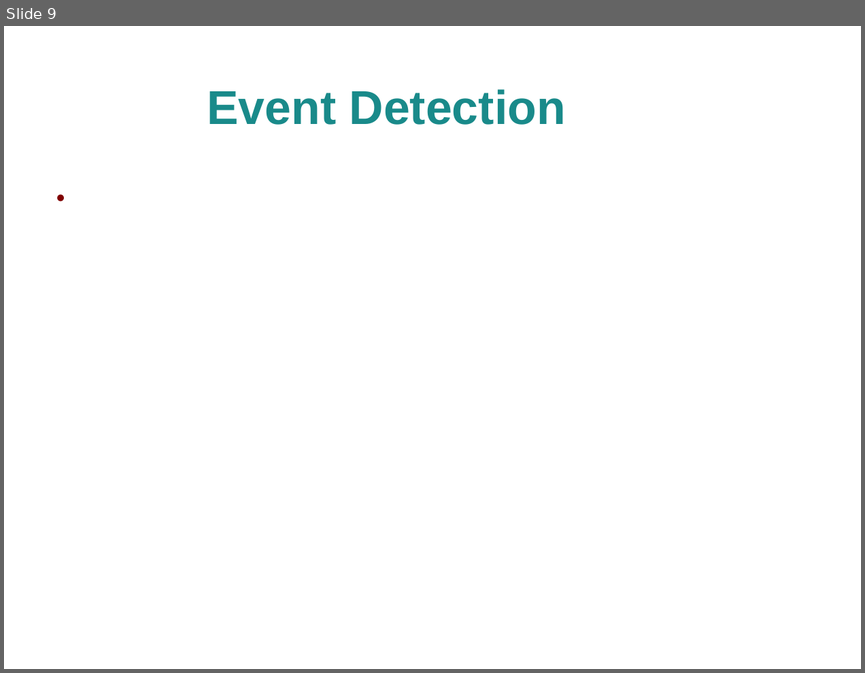
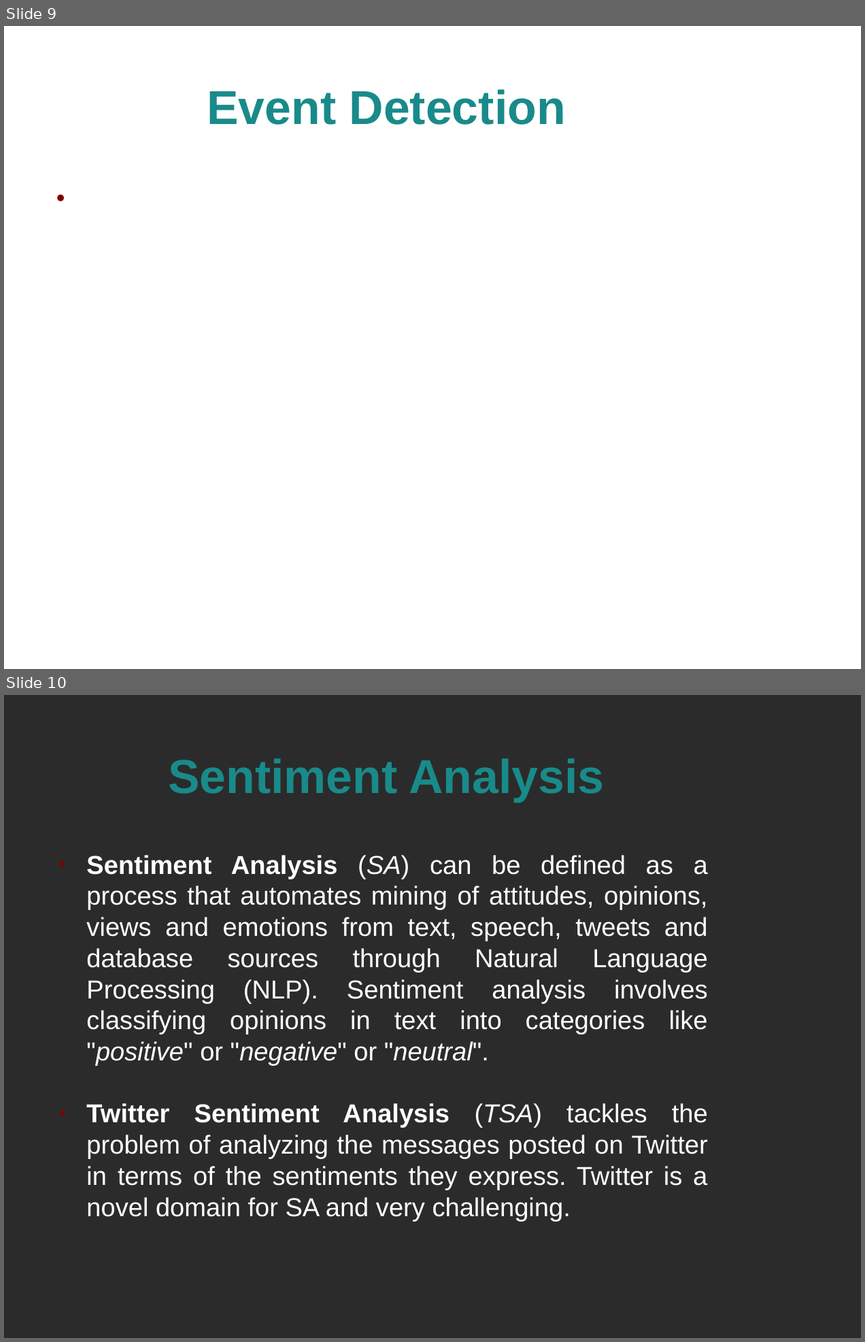
Before and after one commit to alextsil/twitter-topic-detection-and-analysis, a slide deck: parousiasi/presentation.odp. Shown one above the other, each under a label of ours: slide 9 before the commit, slides 9 and 10 after it. The pictures are 865x673 and 865x1342 pixels, drawn with LibreOffice and Linux fonts; fonts in the diff are those of the drawing; background and template pictures are left out; a plain dark background stands for a picture behind light text. Boxes give left, top, right and bottom in pixels: in the first picture for what was removed or moved away, otherwise in the second. Text is boxed around its words. In the diff, an @@ line names an element or a change of style, - is before the commit and + after.

Commit message:
added sentiment slides

```diff
--- a/parousiasi/presentation.odp
+++ b/parousiasi/presentation.odp
@@ slide 10 added at box(4, 695, 861, 1338), background picture (left out) @@
@@ title added at box(168, 758, 604, 802), 44 pt, text #198A8A, bold @@
+Sentiment Analysis
@@ text added at box(86, 855, 708, 1221), 24 pt, text #FFFFFF @@
+● Sentiment Analysis (SA) can be defined as a process that automates mining of attitudes, opinions, views and emotions from text, speech, tweets and database sources through Natural Language Processing (NLP). Sentiment analysis involves classifying opinions in text into categories like "positive" or "negative" or "neutral".
+● Twitter Sentiment Analysis (TSA) tackles the problem of analyzing the messages posted on Twitter in terms of the sentiments they express. Twitter is a novel domain for SA and very challenging.
```
Also in this commit, not shown: 1 slide changed, 12 other slides added, 5 slides removed.
